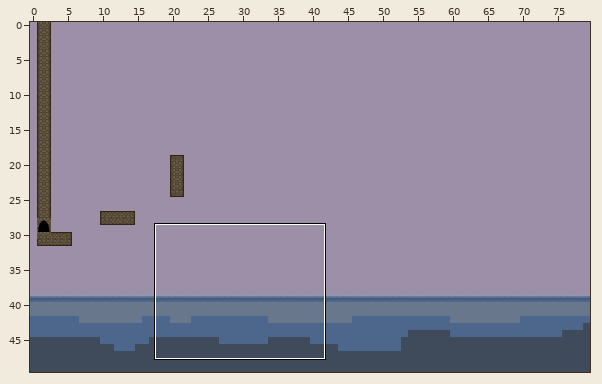
A Tiled map (JSON) gets an edit: assets/tilemaps/key01.json. The picture above shows the old version from afar; the outline marks the close-up.
Close-up. Before the commit:
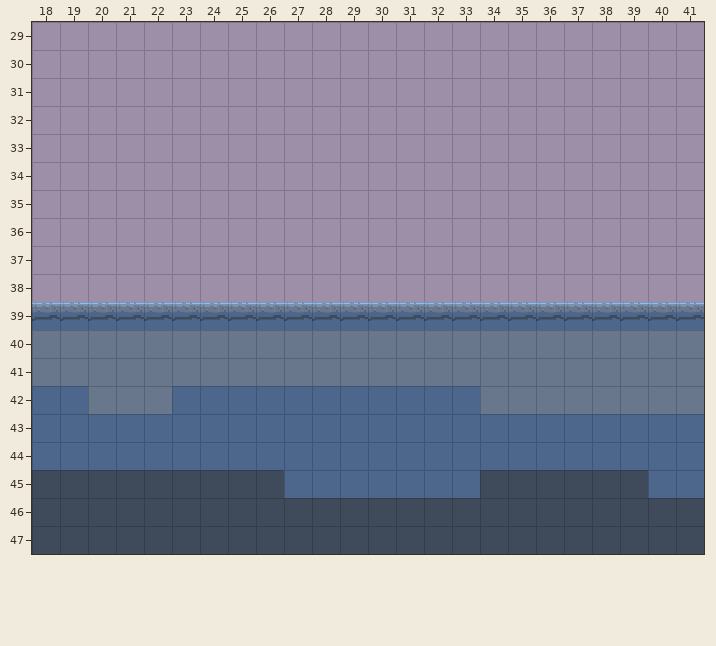
Cells are 32x32 px. Shown: x 18..41, y 29..47. The commit also changed other parts of the map, which this record leaves out.
New version:
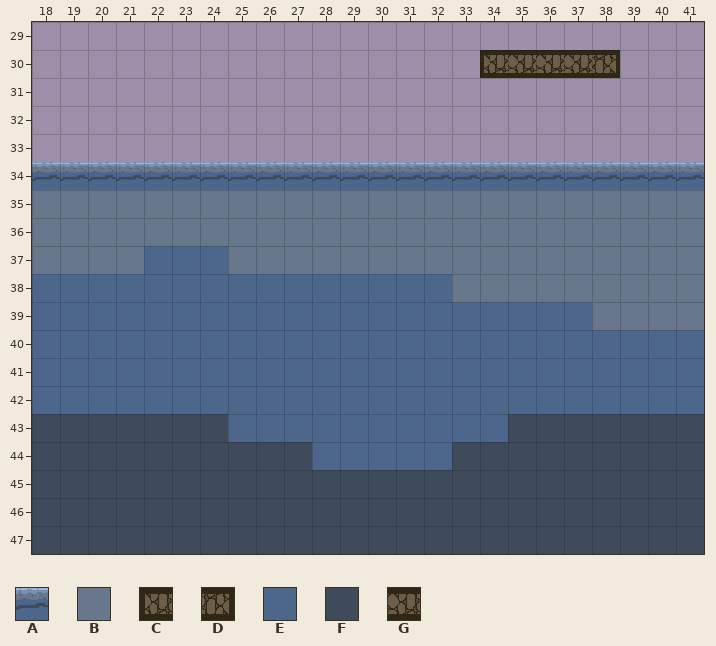
Key: from "tilesetcolor": A 2, B 3, C 4 turned 270, D 4 turned 90, E 9, F 10, G 28 turned 270.
_ is an empty cell, . an unchanged one.
The edit:
--- layer "Collision"
@@ x 34..38 @@
-30 _____
+30 CGGGD
--- layer "Lava"
@@ x 18..41 @@
-34 ________________________
-35 ________________________
-36 ________________________
-37 ________________________
-38 ________________________
-39 AAAAAAAAAAAAAAAAAAAAAAAA
-40 BBBBBBBBBBBBBBBBBBBBBBBB
-41 BBBBBBBBBBBBBBBBBBBBBBBB
-42 ..BBB...........BBBBBBBB
-43 EEEEEEE..........EEEEEEE
-44 EEEEEEEEEE.....EEEEEEEEE
-45 .........EEEEEEE......EE
+34 AAAAAAAAAAAAAAAAAAAAAAAA
+35 BBBBBBBBBBBBBBBBBBBBBBBB
+36 BBBBBBBBBBBBBBBBBBBBBBBB
+37 BBBBEEEBBBBBBBBBBBBBBBBB
+38 EEEEEEEEEEEEEEEBBBBBBBBB
+39 EEEEEEEEEEEEEEEEEEEEBBBB
+40 EEEEEEEEEEEEEEEEEEEEEEEE
+41 EEEEEEEEEEEEEEEEEEEEEEEE
+42 ..EEE...........EEEEEEEE
+43 FFFFFFF..........FFFFFFF
+44 FFFFFFFFFF.....FFFFFFFFF
+45 .........FFFFFFF......FF
Changed places in both close-ups, as pixel boxes (x1, y1, x2, y2):
added: (480, 50, 620, 78)
changed: (32, 162, 704, 498)
